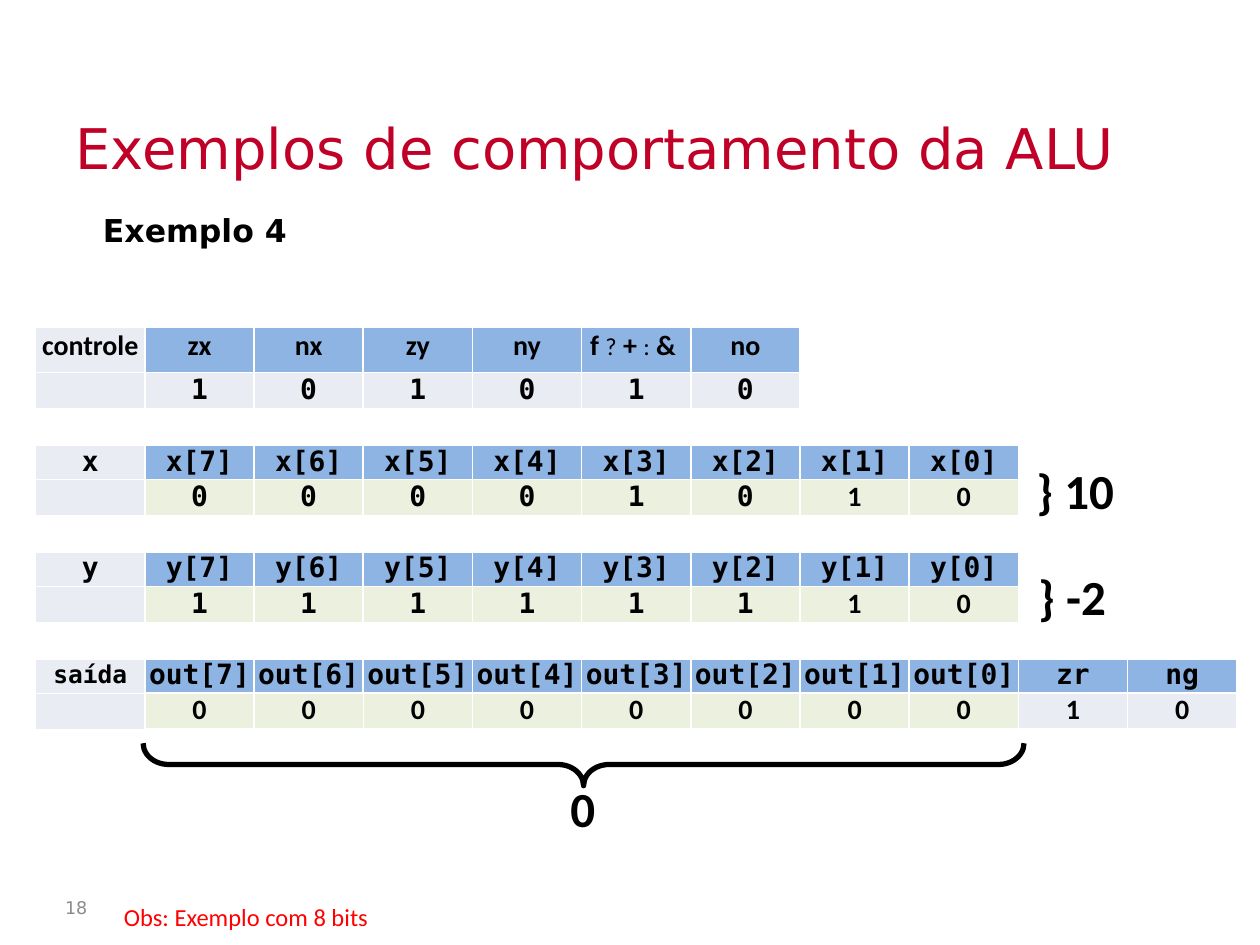
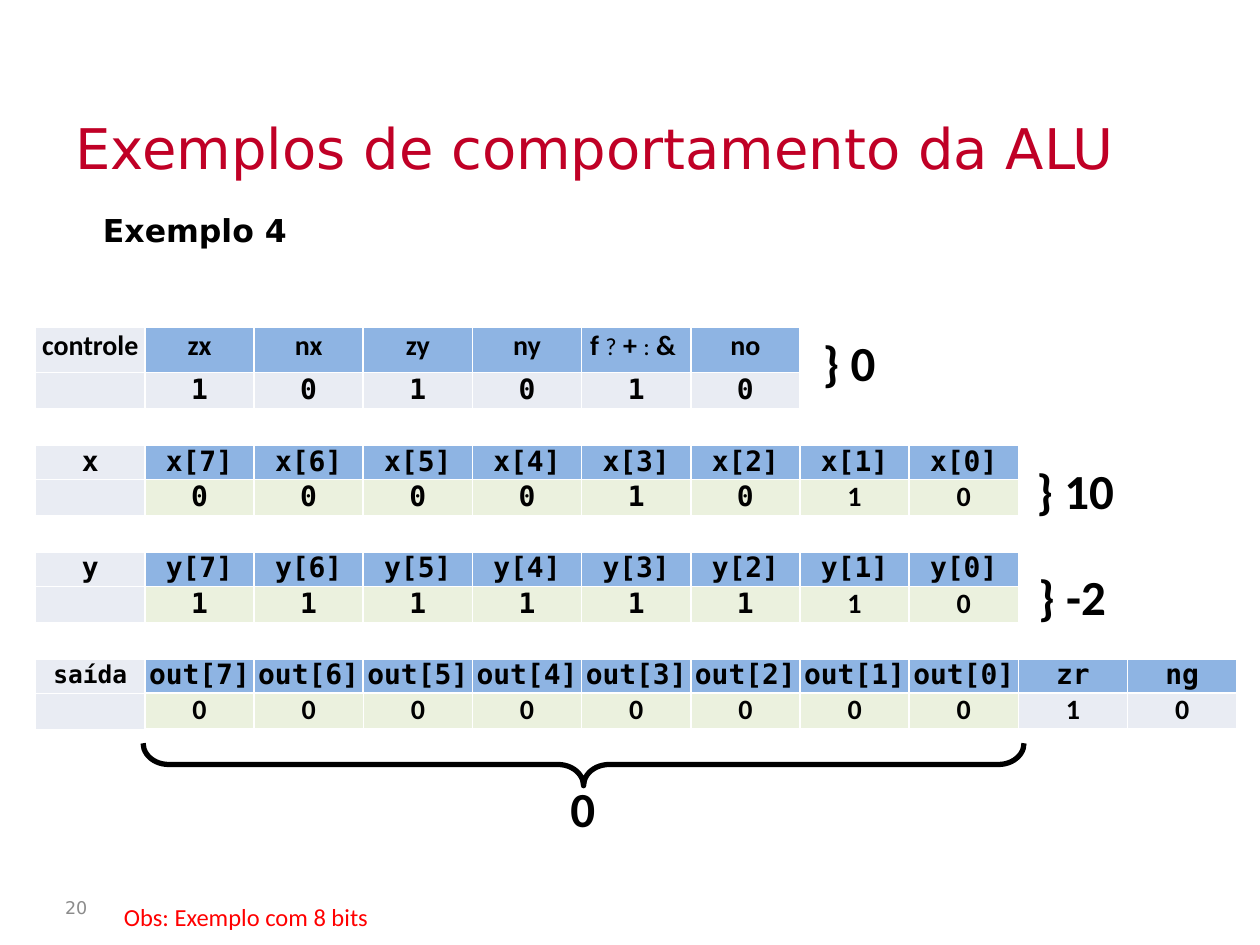
Before and after one commit to Insper/bits-e-proc, a slide deck: slide 20 of docs-src/slides/conteudoUnidadeLogicaAritmetica.pptx (slide 18 before the commit). Drawn at 1260x945 pixels with LibreOffice and Linux fonts; fonts in the diff are those of the drawing; background and template pictures are left out. Boxes give left, top, right and bottom in pixels: in the first picture for what was removed or moved away, otherwise in the second. Text is boxed around its words. In the diff, an @@ line names an element or a change of style, - is before the commit and + after.

```diff
--- a/docs-src/slides/conteudoUnidadeLogicaAritmetica.pptx
+++ b/docs-src/slides/conteudoUnidadeLogicaAritmetica.pptx
@@ text added at box(851, 349, 876, 382), 28 pt, text #000000, bold @@
+} 0
@@ page number at box(65, 901, 87, 914): text changed @@
-18
+20
```
Also in this commit, not shown: 4 other slides changed, 1 slide added, 3 slides removed, 2 other files.
